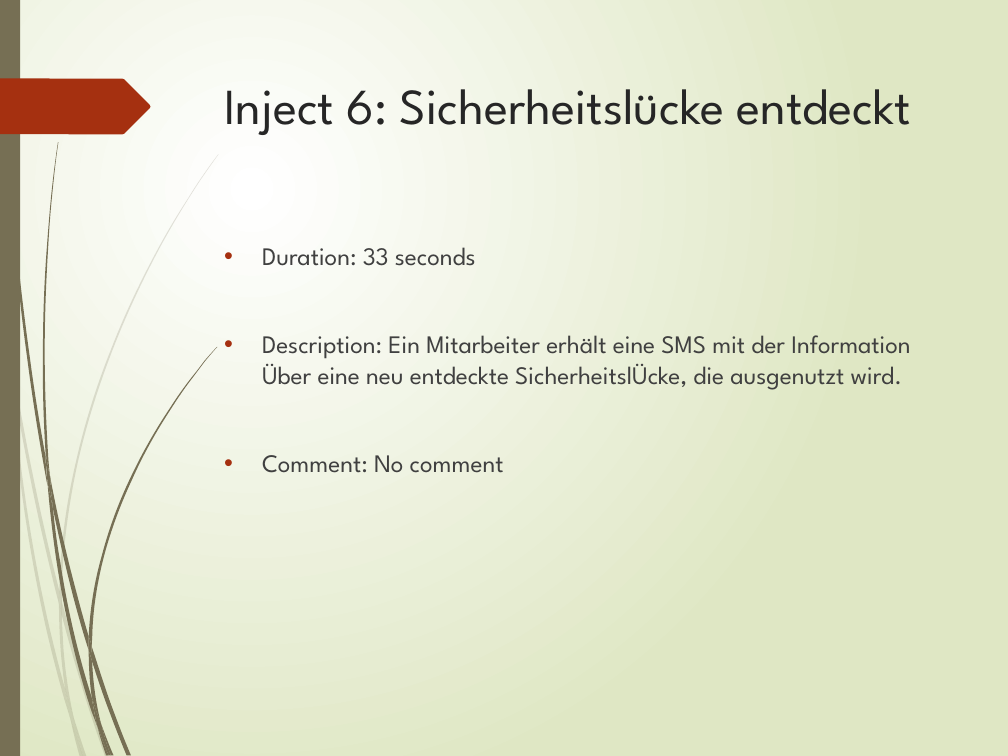
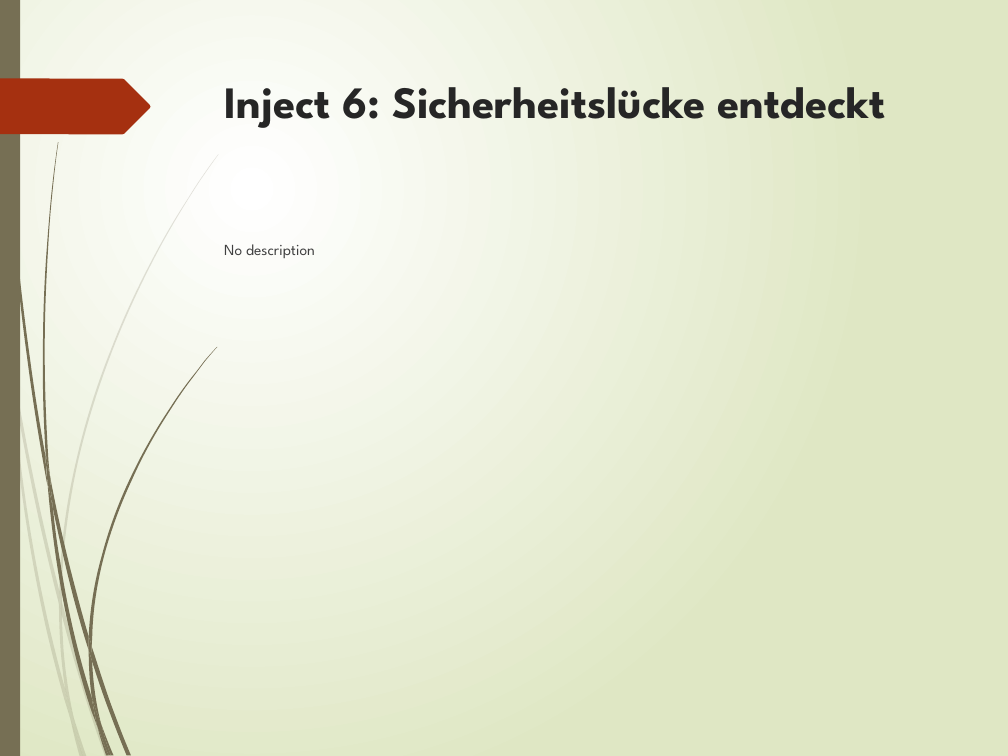
Before and after one commit to cidies/dryrun, a slide deck: slide 10 of static/Ransomware_Angriff_-_Pharma_Batchumgebung_presentation.pptx. Drawn at 1008x756 pixels with LibreOffice and Linux fonts; fonts in the diff are those of the drawing. Boxes give left, top, right and bottom in pixels: in the first picture for what was removed or moved away, otherwise in the second. Text is boxed around its words. In the diff, an @@ line names an element or a change of style, - is before the commit and + after.

```diff
--- a/static/Ransomware_Angriff_-_Pharma_Batchumgebung_presentation.pptx
+++ b/static/Ransomware_Angriff_-_Pharma_Batchumgebung_presentation.pptx
@@ title "Inject 6: Sicherheitslücke entdeckt" at <box>224,87,885,128</box>: size 36 to 32 pt, bold on @@
@@ text at <box>224,244,315,258</box>: text changed; size 18 to 11 pt @@
-• Duration: 33 seconds
-• Description: Ein Mitarbeiter erhält eine SMS mit der Information Über eine neu entdeckte SicherheitslÜcke, die ausgenutzt wird.
-• Comment: No comment
+No description
```
Also in this commit, not shown: 7 other slides changed, 2 slides added, 2 slides removed, 7 other files.
